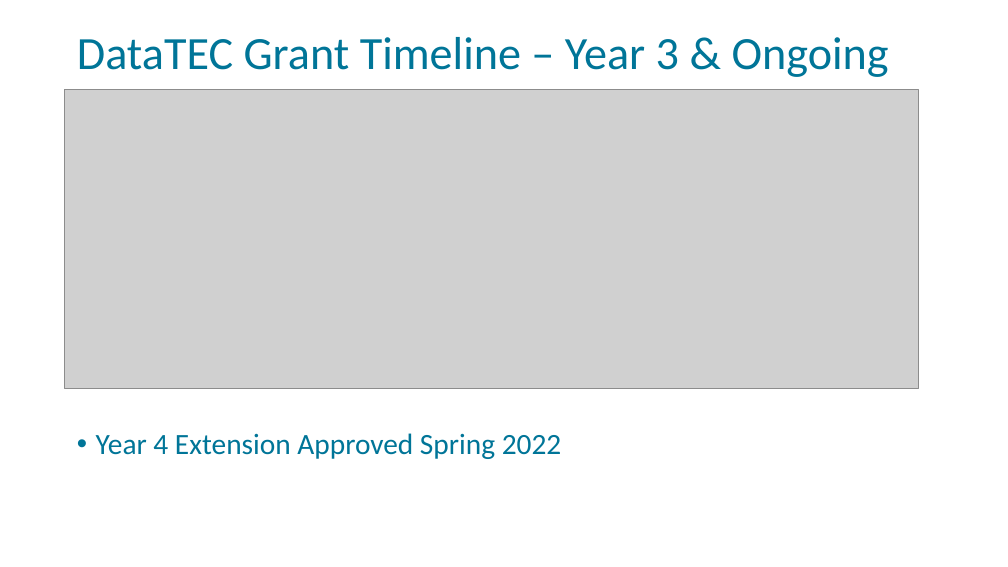
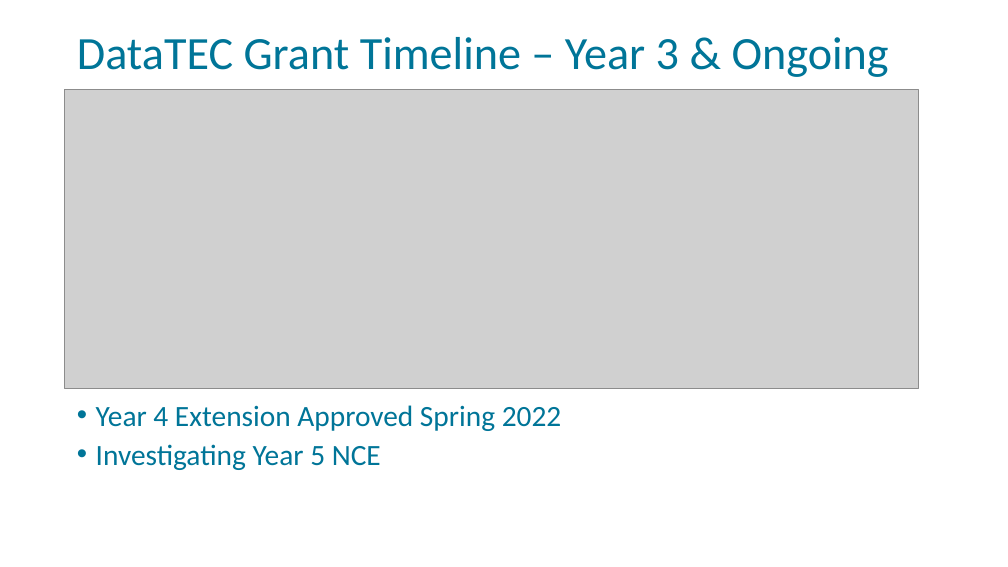
Before and after one commit to FSCJ-FacultyDev/SWC-Virtual-2023, a slide deck: slide 12 of slides/day1.pptx. Drawn at 1008x567 pixels with LibreOffice and Linux fonts; fonts in the diff are those of the drawing; grey boxes stand for pictures; background and template pictures are left out. Boxes give left, top, right and bottom in pixels: in the first picture for what was removed or moved away, otherwise in the second. Text is boxed around its words. In the diff, an @@ line names an element or a change of style, - is before the commit and + after.

```diff
--- a/slides/day1.pptx
+++ b/slides/day1.pptx
@@ text at (x1=96, y1=405, x2=562, y2=431): line spacing 0.9 to 0.8 @@
@@ text at (x1=96, y1=444, x2=381, y2=470): paragraph added @@
+• Investigating Year 5 NCE
```
Also in this commit, not shown: 2 other files.
